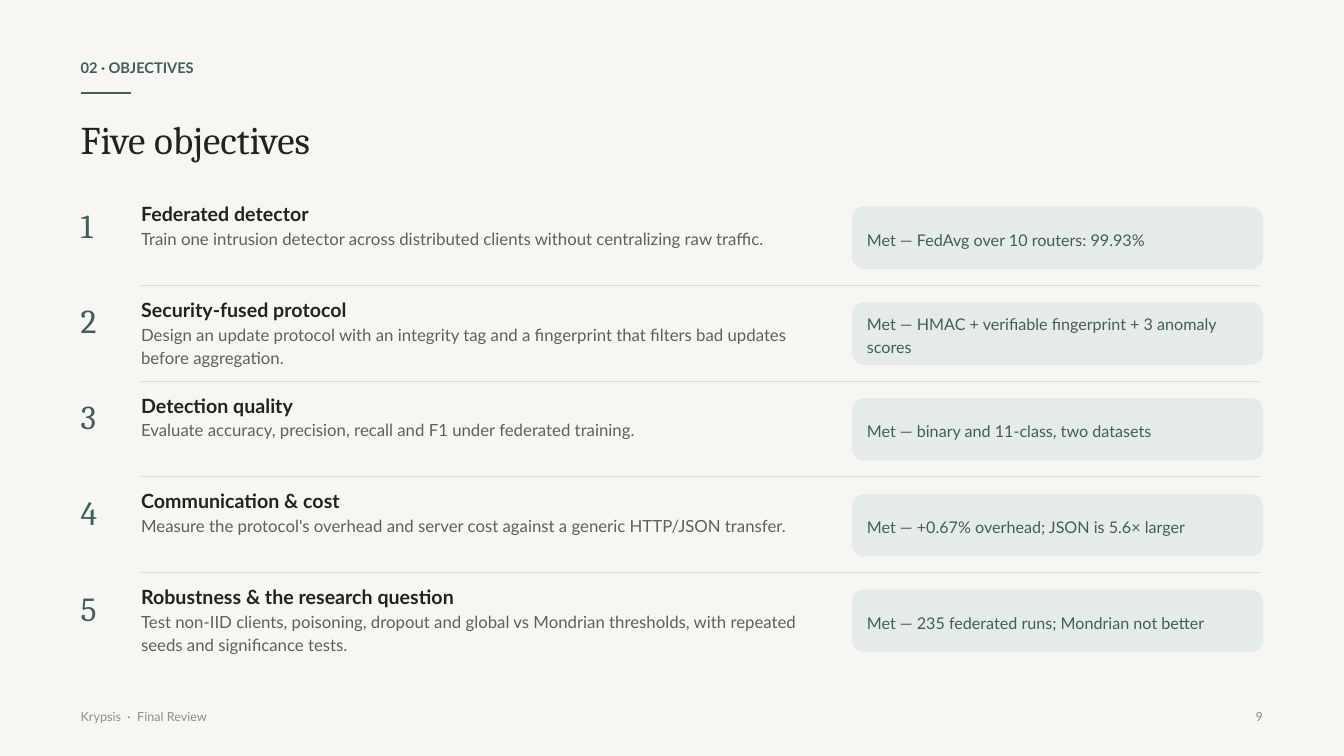
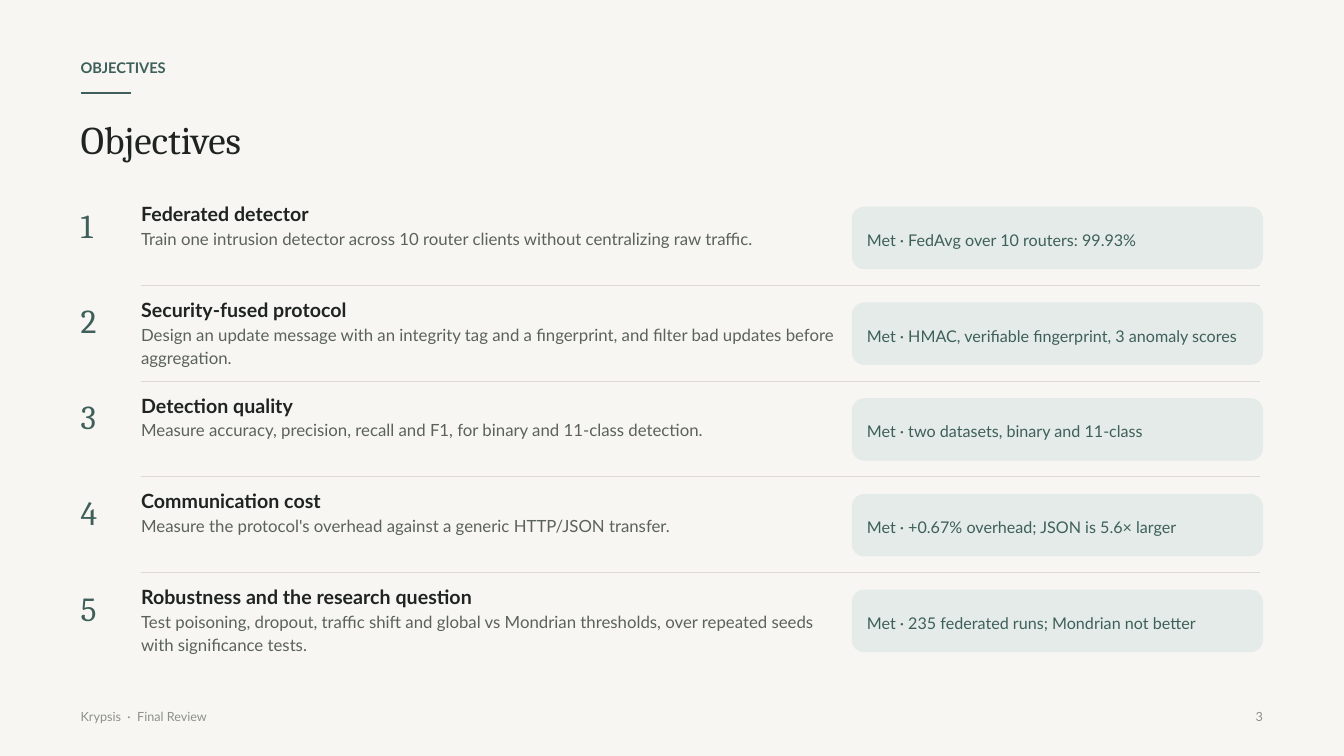
Before and after one commit to Vinudharshini18/Krypsis-A-network-intrusion-detection-system, a slide deck: slide 3 of presentation/Krypsis_Final_Review.pptx (slide 9 before the commit). Drawn at 1344x756 pixels with LibreOffice and Linux fonts; fonts in the diff are those of the drawing. Boxes give left, top, right and bottom in pixels: in the first picture for what was removed or moved away, otherwise in the second. Text is boxed around its words. In the diff, an @@ line names an element or a change of style, - is before the commit and + after.

```diff
--- a/presentation/Krypsis_Final_Review.pptx
+++ b/presentation/Krypsis_Final_Review.pptx
@@ text at (81, 62, 166, 73): text changed @@
-02 · OBJECTIVES
+OBJECTIVES
@@ text at (81, 127, 241, 163): text changed @@
-Five objectives
+Objectives
@@ text at (141, 232, 752, 248): text changed @@
-Train one intrusion detector across distributed clients without centralizing raw traffic.
+Train one intrusion detector across 10 router clients without centralizing raw traffic.
@@ text at (867, 234, 1136, 249): text changed @@
-Met — FedAvg over 10 routers: 99.93%
+Met · FedAvg over 10 routers: 99.93%
@@ text at (141, 328, 834, 367): text changed @@
-Design an update protocol with an integrity tag and a fingerprint that filters bad updates before aggregation.
+Design an update message with an integrity tag and a fingerprint, and filter bad updates before aggregation.
@@ text at (867, 330, 1237, 345): text changed @@
-Met — HMAC + verifiable fingerprint + 3 anomaly scores
+Met · HMAC, verifiable fingerprint, 3 anomaly scores
@@ text at (141, 423, 702, 439): text changed @@
-Evaluate accuracy, precision, recall and F1 under federated training.
+Measure accuracy, precision, recall and F1, for binary and 11-class detection.
@@ text at (867, 425, 1143, 440): text changed @@
-Met — binary and 11-class, two datasets
+Met · two datasets, binary and 11-class
@@ text at (141, 493, 670, 535): text changed @@
-Communication & cost
-Measure the protocol's overhead and server cost against a generic HTTP/JSON transfer.
+Communication cost
+Measure the protocol's overhead against a generic HTTP/JSON transfer.
@@ text at (867, 521, 1176, 536): text changed @@
-Met — +0.67% overhead; JSON is 5.6× larger
+Met · +0.67% overhead; JSON is 5.6× larger
@@ text at (141, 589, 814, 654): text changed @@
-Robustness & the research question
-Test non-IID clients, poisoning, dropout and global vs Mondrian thresholds, with repeated seeds and significance tests.
+Robustness and the research question
+Test poisoning, dropout, traffic shift and global vs Mondrian thresholds, over repeated seeds with significance tests.
@@ text at (867, 617, 1196, 631): text changed @@
-Met — 235 federated runs; Mondrian not better
+Met · 235 federated runs; Mondrian not better
@@ text at (1256, 712, 1263, 721): text changed @@
-9
+3
```
Also in this commit, not shown: 4 other slides changed, 6 slides added, 28 slides removed, 1 other file.
